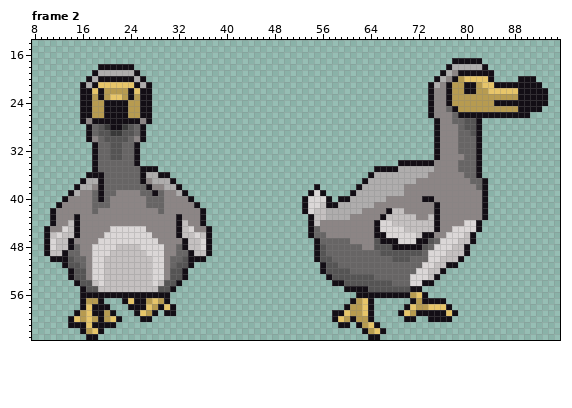
Animated GIF sprite: sprite/animal/dodo/preview.gif. This is how it looked before the edit.
The file is 96x64 pixels, 4 frames. Shown: frame 2: x 8..95, y 14..63. The commit also changed other frames, which this record leaves out.
After:
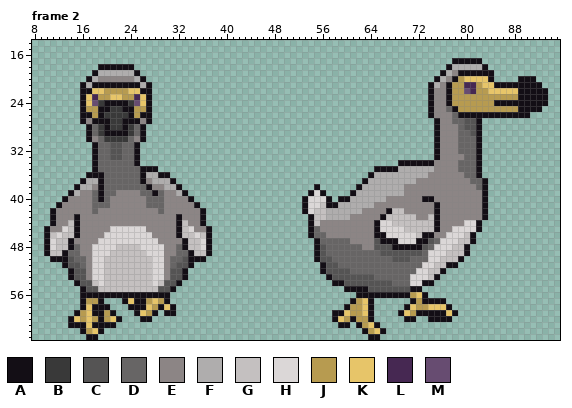
Palette (. is transparent): A #130e15  B #393939  C #555454  D #676565  E #8c8585  F #afadad  G #c4c0c0  H #dbd7d7  J #b79b50  K #e7c569  L #462852  M #674c71
The edit:
Frame 2:
y 20: x 19..24 AAAAAA -> EEEEEE
y 21: x 19..24 KKKKKK -> AAAAAA; x 80..81 AA -> LL
y 22: x 19 A -> K; x 24 A -> K; x 80..81 AA -> ML
y 23: x 17..19 AJA -> KLJ; x 24..26 AJA -> JLK
y 24: x 17..19 AJJ -> KMB; x 24..26 JJA -> BMK
y 25: x 17 A -> J; x 19 J -> A; x 21..22 AA -> BB; x 24 J -> A; x 26 A -> J
y 26: x 19..24 JAAAAJ -> ABBBBA
y 27: x 21..22 AA -> BB
y 28: x 19..24 CBAABC -> BABBAB
y 29: x 19..24 CCBBCC -> BAAAAB
y 30: x 20..23 CCCC -> BBBB
